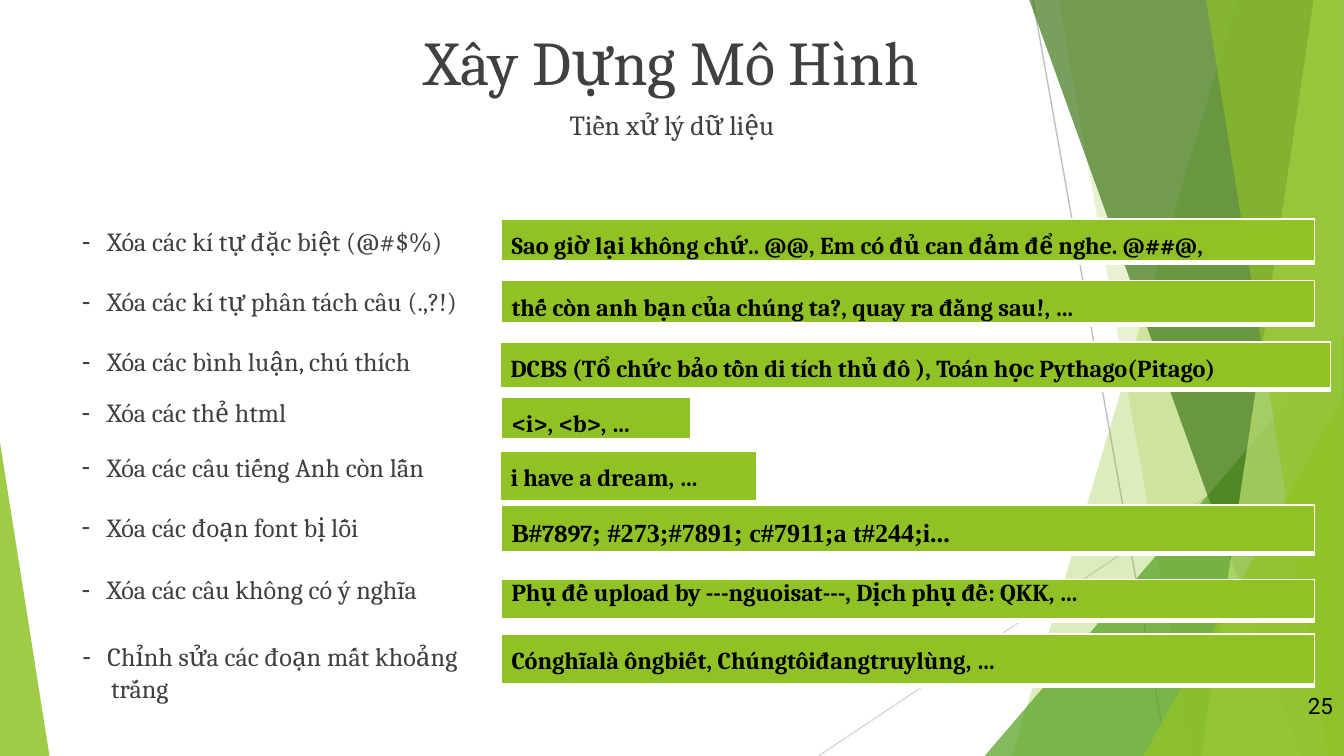
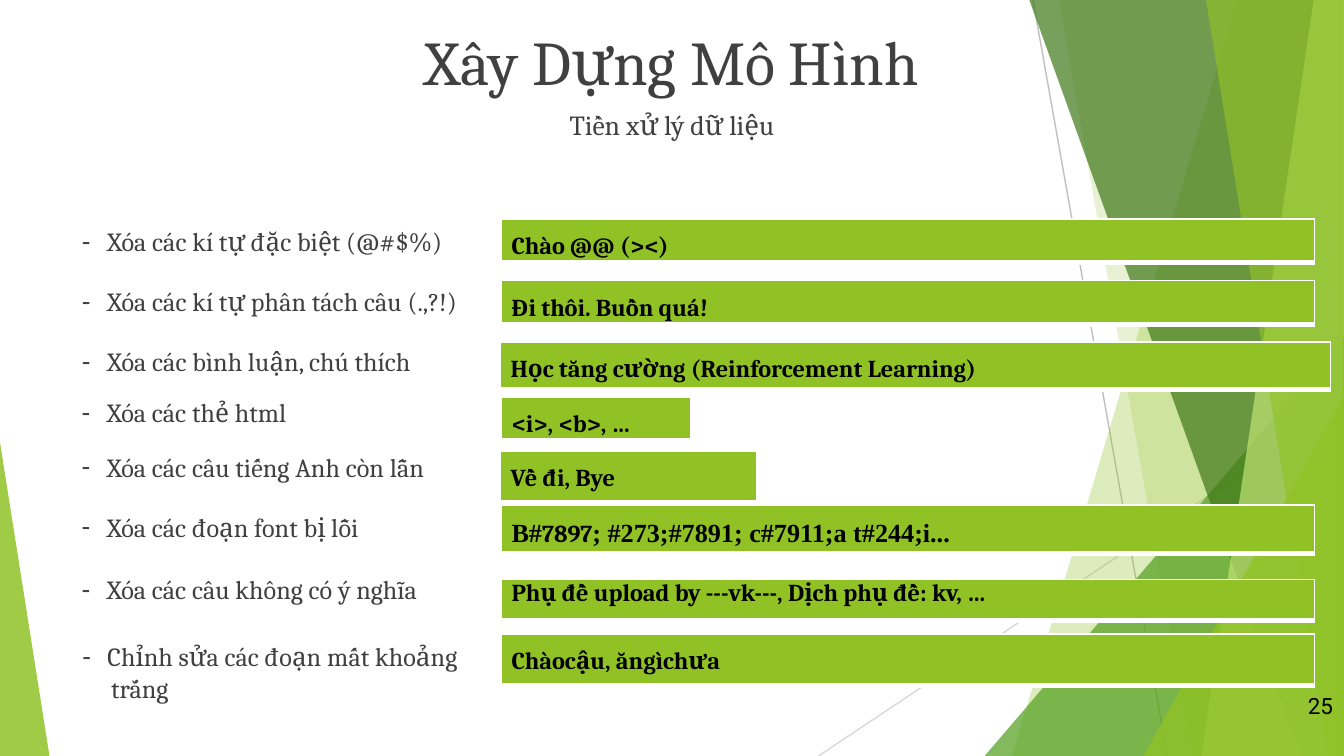
Before and after one commit to vanvibig/BaoCaoLuanVan, a slide deck: slide 25 of LVTN_Vi.pptx. Drawn at 1344x756 pixels with LibreOffice and Linux fonts; fonts in the diff are those of the drawing. Boxes give left, top, right and bottom in pixels: in the first picture for what was removed or moved away, otherwise in the second. Text is boxed around its words. In the diff, an @@ line names an element or a change of style, - is before the commit and + after.

Commit message:
fin slide

```diff
--- a/LVTN_Vi.pptx
+++ b/LVTN_Vi.pptx
@@ table at (x1=501, y1=219, x2=1314, y2=258) @@
-row 1, column 1: Sao giờ lại không chứ.. @@, Em có đủ can đảm để nghe. @##@,
+row 1, column 1: Chào @@ (><)
@@ table at (x1=501, y1=281, x2=1314, y2=325) @@
-row 1, column 1: thế còn anh bạn của chúng ta?, quay ra đằng sau!, …
+row 1, column 1: Đi thôi. Buồn quá!
@@ table at (x1=500, y1=343, x2=1331, y2=390) @@
-row 1, column 1: DCBS (Tổ chức bảo tồn di tích thủ đô ), Toán học Pythago(Pitago)
+row 1, column 1: Học tăng cường (Reinforcement Learning)
@@ table at (x1=500, y1=452, x2=757, y2=503) @@
-row 1, column 1: i have a dream, …
+row 1, column 1: Về đi, Bye
@@ table at (x1=501, y1=579, x2=1314, y2=621) @@
-row 1, column 1: Phụ đề upload by ---nguoisat---, Dịch phụ đề: QKK, …
+row 1, column 1: Phụ đề upload by ---vk---, Dịch phụ đề: kv, …
@@ table at (x1=501, y1=634, x2=1314, y2=685) @@
-row 1, column 1: Cónghĩalà ôngbiết, Chúngtôiđangtruylùng, …
+row 1, column 1: Chàocậu, ăngìchưa
```
Also in this commit, not shown: 15 other slides changed, 1 slide added, 1 slide removed, 1 other file.
